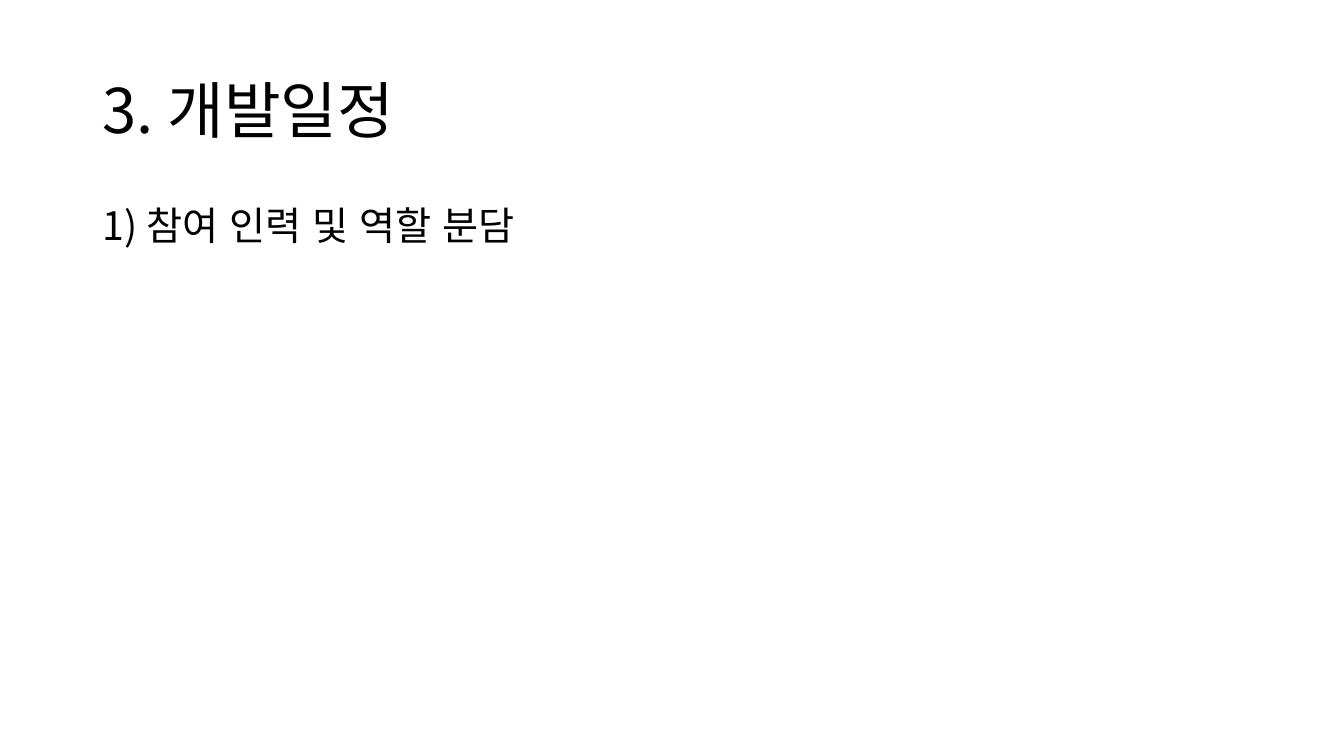
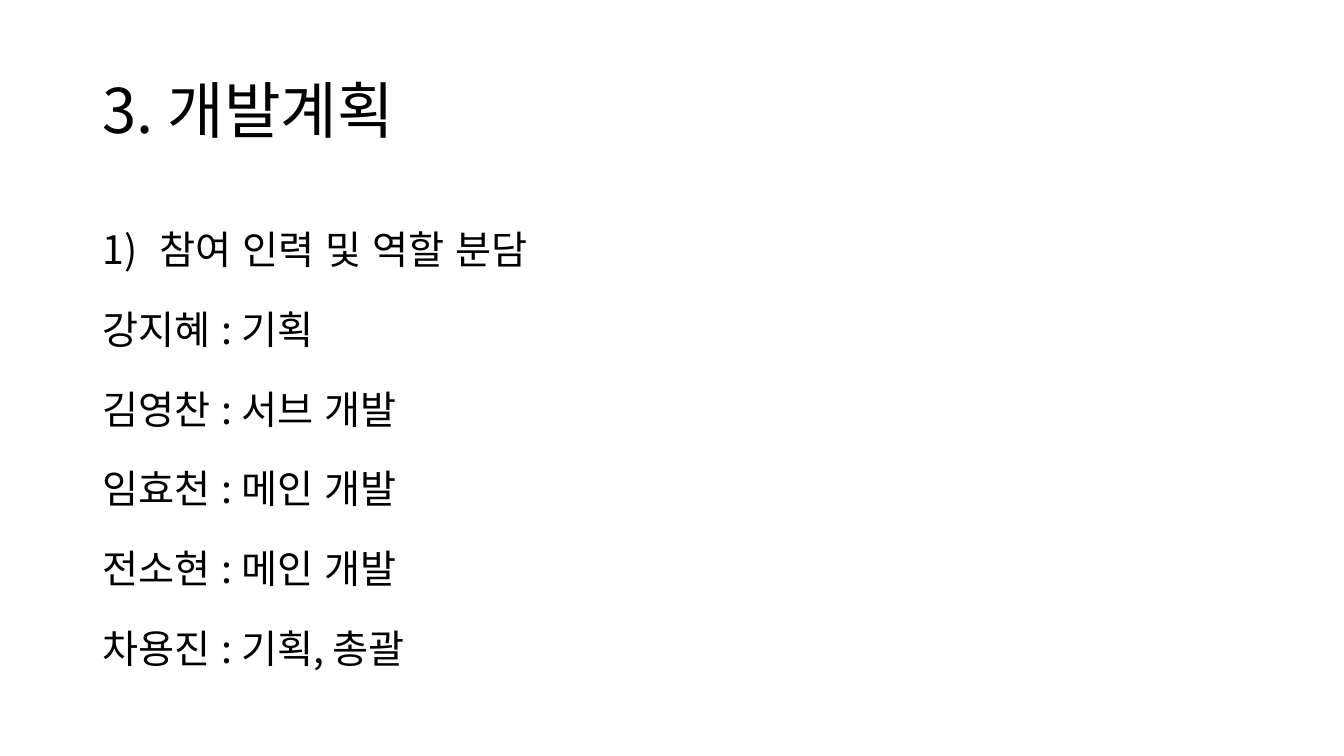
Before and after one commit to Mained606/SpaceShipLooting_VR, a slide deck: slide 9 of 진행/게임PPT/SpaceShip.pptx (slide 10 before the commit). Drawn at 1344x756 pixels with LibreOffice and Linux fonts; fonts in the diff are those of the drawing. Boxes give left, top, right and bottom in pixels: in the first picture for what was removed or moved away, otherwise in the second. Text is boxed around its words. In the diff, an @@ line names an element or a change of style, - is before the commit and + after.

```diff
--- a/진행/게임PPT/SpaceShip.pptx
+++ b/진행/게임PPT/SpaceShip.pptx
@@ title at (x1=102, y1=81, x2=395, y2=138): text changed @@
-3. 개발일정
+3. 개발계획
@@ text at (x1=102, y1=231, x2=527, y2=670): text changed @@
-1) 참여 인력 및 역할 분담
+1) 참여 인력 및 역할 분담
+강지혜 : 기획
+김영찬 : 서브 개발
+임효천 : 메인 개발
+전소현 : 메인 개발
+차용진 : 기획, 총괄
```
Also in this commit, not shown: 8 other slides changed, 1 slide removed, 8 other files.
